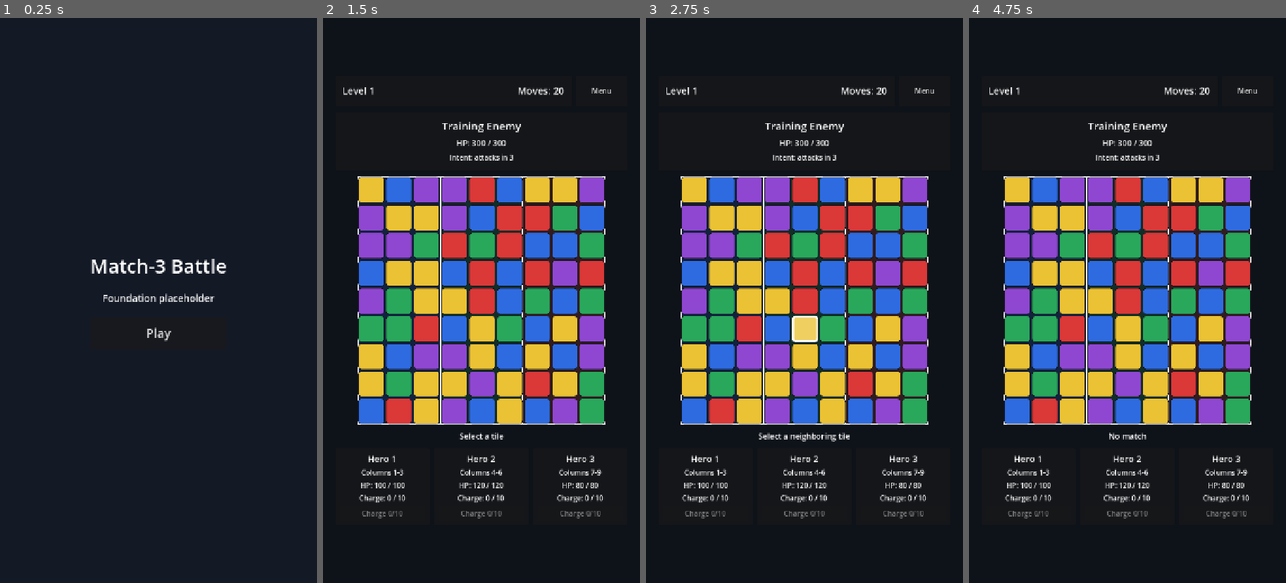
Above: before the commit, frames 1-4 (left to right).
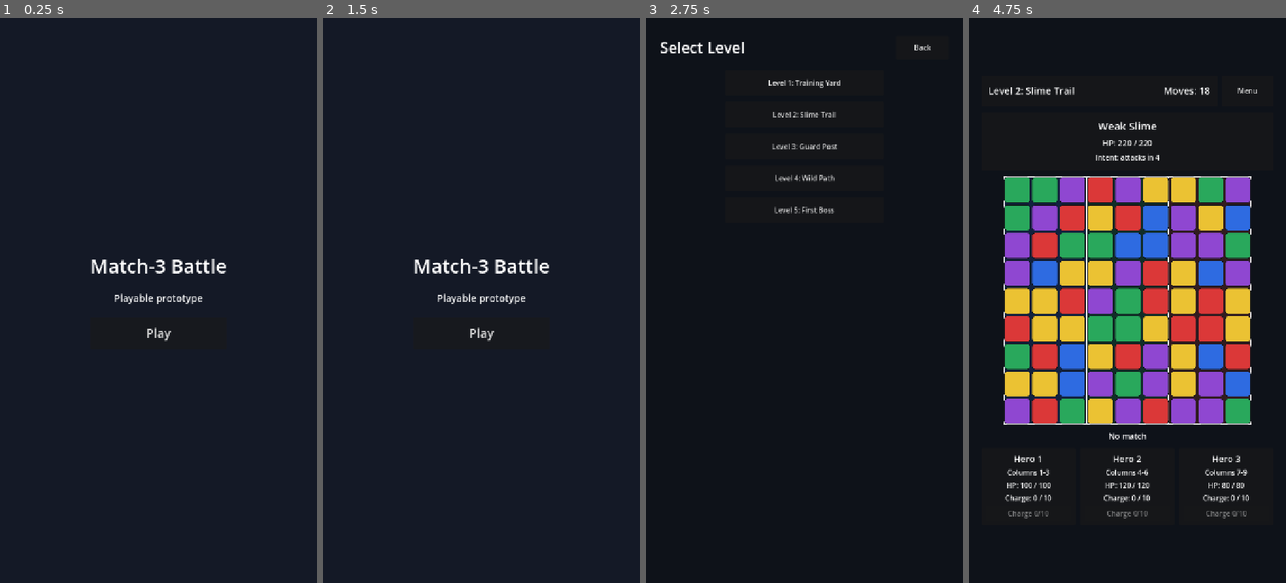
Above: after the commit, the same moments.

Repository: StanisRyz/tri-v-ryad
Game: Godot game, scene res://scenes/app/App.tscn
The game is run twice, just before and just after one commit, with the same random seed, the same clock (stepped at 60 frames per second) and the same inputs.
Inputs (mouse positions are in pixels of both pictures, inside the frame that each line leads up to):
- Up to frame 1 (0.25 s): no input
- Up to frame 2 (1.5 s): click "Play" at 0.5 s; click (598, 46) at 1.25 s, where only the run after the commit has a clickable "Back"
- Up to frame 3 (2.75 s): click (804, 334) at 2 s, where only the run after the commit has a clickable "Play"
- Up to frame 4 (4.75 s): click (1127, 114) at 2.75 s, where only the run after the commit has a clickable "Level 2: Slime Trail"; click (1016, 187) at 3.5 s; click (1045, 187) at 4.27 s

The runs differ from the first frame. In frame 1, 0.3% of the frame differs, in the area x 32-68%, y 48-51%; in frame 2, 33%; in frame 3, 35%, in the area x 4-91%, y 4-89%; in frame 4, 24%.

Commit message:
Add level system and data-driven battle configs

Diff:
--- /dev/null
+++ b/scenes/screens/LevelSelectScreen.tscn
@@ -0,0 +1,58 @@
+[gd_scene load_steps=2 format=3 uid="uid://bh81ijy0wbws7"]
+
+[ext_resource type="Script" path="res://scripts/screens/level_select_screen.gd" id="1_goqfh"]
+
+[node name="LevelSelectScreen" type="Control"]
+layout_mode = 3
+anchors_preset = 15
+anchor_right = 1.0
+anchor_bottom = 1.0
+grow_horizontal = 2
+grow_vertical = 2
+script = ExtResource("1_goqfh")
+
+[node name="Background" type="ColorRect" parent="."]
+layout_mode = 1
+anchors_preset = 15
+anchor_right = 1.0
+anchor_bottom = 1.0
+grow_horizontal = 2
+grow_vertical = 2
+color = Color(0.055, 0.07, 0.1, 1)
+
+[node name="SafeMargin" type="MarginContainer" parent="."]
+layout_mode = 1
+anchors_preset = 15
+anchor_right = 1.0
+anchor_bottom = 1.0
+grow_horizontal = 2
+grow_vertical = 2
+theme_override_constants/margin_left = 32
+theme_override_constants/margin_top = 40
+theme_override_constants/margin_right = 32
+theme_override_constants/margin_bottom = 32
+
+[node name="Root" type="VBoxContainer" parent="SafeMargin"]
+layout_mode = 2
+theme_override_constants/separation = 24
+
+[node name="TopBar" type="HBoxContainer" parent="SafeMargin/Root"]
+layout_mode = 2
+
+[node name="TitleLabel" type="Label" parent="SafeMargin/Root/TopBar"]
+layout_mode = 2
+size_flags_horizontal = 3
+theme_override_font_sizes/font_size = 34
+text = "Select Level"
+
+[node name="BackButton" type="Button" parent="SafeMargin/Root/TopBar"]
+unique_name_in_owner = true
+custom_minimum_size = Vector2(120, 54)
+layout_mode = 2
+text = "Back"
+
+[node name="LevelButtons" type="VBoxContainer" parent="SafeMargin/Root"]
+unique_name_in_owner = true
+layout_mode = 2
+size_flags_horizontal = 4
+theme_override_constants/separation = 14
--- a/scenes/screens/MainMenuScreen.tscn
+++ b/scenes/screens/MainMenuScreen.tscn
@@ -41,7 +41,7 @@
 [node name="SubtitleLabel" type="Label" parent="Content/MenuPanel"]
 layout_mode = 2
 theme_override_font_sizes/font_size = 22
-text = "Foundation placeholder"
+text = "Playable prototype"
 horizontal_alignment = 1
 
 [node name="PlayButton" type="Button" parent="Content/MenuPanel"]
--- a/scripts/app/app.gd
+++ b/scripts/app/app.gd
@@ -1,6 +1,7 @@
 extends Control
 
 const MAIN_MENU_SCREEN := preload("res://scenes/screens/MainMenuScreen.tscn")
+const LEVEL_SELECT_SCREEN := preload("res://scenes/screens/LevelSelectScreen.tscn")
 const GAME_SCREEN := preload("res://scenes/screens/GameScreen.tscn")
 
 @onready var screen_host: Control = %ScreenHost
@@ -18,14 +19,30 @@
 	screen.play_pressed.connect(_on_main_menu_play_pressed)
 
 
-func _show_game_screen() -> void:
+func _show_level_select() -> void:
+	var screen := _router.change_screen(LEVEL_SELECT_SCREEN)
+	screen.level_selected.connect(_on_level_selected)
+	screen.back_pressed.connect(_on_level_select_back_pressed)
+
+
+func _show_game_screen(level_id: String) -> void:
 	var screen := _router.change_screen(GAME_SCREEN)
+	if screen.has_method("set_level_id"):
+		screen.set_level_id(level_id)
 	screen.back_pressed.connect(_on_game_back_pressed)
 
 
 func _on_main_menu_play_pressed() -> void:
-	_show_game_screen()
+	_show_level_select()
+
+
+func _on_level_selected(level_id: String) -> void:
+	_show_game_screen(level_id)
+
+
+func _on_level_select_back_pressed() -> void:
+	_show_main_menu()
 
 
 func _on_game_back_pressed() -> void:
-	_show_main_menu()
+	_show_level_select()
--- /dev/null
+++ b/scripts/game/battle/battle_factory.gd
@@ -0,0 +1,16 @@
+extends RefCounted
+class_name BattleFactory
+
+
+func create_state(level_config) -> BattleState:
+	var heroes: Array[HeroData] = []
+	for hero_config in level_config.get_hero_configs():
+		heroes.append(hero_config.to_hero_data())
+
+	var enemy_config = level_config.get_enemy_config()
+	return BattleState.new(
+		heroes,
+		enemy_config.to_enemy_data(),
+		enemy_config.to_enemy_intent(),
+		level_config.moves
+	)
--- /dev/null
+++ b/scripts/game/config/enemy_config.gd
@@ -0,0 +1,48 @@
+extends RefCounted
+class_name EnemyConfig
+
+const SCRIPT_PATH := "res://scripts/game/config/enemy_config.gd"
+
+var enemy_id := ""
+var display_name := ""
+var max_hp := 0
+var attack := 0
+var intent_turns := 3
+var target_lane := 1
+
+
+func _init(config_enemy_id: String = "", config_display_name: String = "", config_max_hp: int = 0, config_attack: int = 0, config_intent_turns: int = 3, config_target_lane: int = 1) -> void:
+	enemy_id = config_enemy_id
+	display_name = config_display_name
+	max_hp = config_max_hp
+	attack = config_attack
+	intent_turns = config_intent_turns
+	target_lane = config_target_lane
+
+
+func to_enemy_data() -> EnemyData:
+	return EnemyData.new(enemy_id, display_name, max_hp, attack)
+
+
+func to_enemy_intent() -> EnemyIntent:
+	return EnemyIntent.new(intent_turns, target_lane)
+
+
+static func training_dummy():
+	return load(SCRIPT_PATH).new("training_dummy", "Training Dummy", 260, 16, 3, 1)
+
+
+static func weak_slime():
+	return load(SCRIPT_PATH).new("weak_slime", "Weak Slime", 220, 14, 4, 0)
+
+
+static func armored_guard():
+	return load(SCRIPT_PATH).new("armored_guard", "Armored Guard", 340, 22, 3, 2)
+
+
+static func wild_beast():
+	return load(SCRIPT_PATH).new("wild_beast", "Wild Beast", 390, 26, 2, 1)
+
+
+static func first_boss():
+	return load(SCRIPT_PATH).new("first_boss", "First Boss", 520, 32, 2, 1)
--- /dev/null
+++ b/scripts/game/config/hero_config.gd
@@ -0,0 +1,40 @@
+extends RefCounted
+class_name HeroConfig
+
+const SCRIPT_PATH := "res://scripts/game/config/hero_config.gd"
+
+var hero_id := ""
+var display_name := ""
+var lane_index := 0
+var base_attack := 0
+var base_max_hp := 0
+var ability_charge_required := 10
+
+
+func _init(config_hero_id: String = "", config_display_name: String = "", config_lane_index: int = 0, config_base_attack: int = 0, config_base_max_hp: int = 0, config_ability_charge_required: int = 10) -> void:
+	hero_id = config_hero_id
+	display_name = config_display_name
+	lane_index = config_lane_index
+	base_attack = config_base_attack
+	base_max_hp = config_base_max_hp
+	ability_charge_required = config_ability_charge_required
+
+
+func to_hero_data() -> HeroData:
+	return HeroData.new(hero_id, display_name, lane_index, base_attack, base_max_hp, 0, 0, ability_charge_required)
+
+
+static func hero_1():
+	return load(SCRIPT_PATH).new("hero_1", "Hero 1", 0, 10, 100, 10)
+
+
+static func hero_2():
+	return load(SCRIPT_PATH).new("hero_2", "Hero 2", 1, 8, 120, 10)
+
+
+static func hero_3():
+	return load(SCRIPT_PATH).new("hero_3", "Hero 3", 2, 12, 80, 10)
+
+
+static func get_default_party() -> Array:
+	return [hero_1(), hero_2(), hero_3()]
--- /dev/null
+++ b/scripts/game/config/level_catalog.gd
@@ -0,0 +1,49 @@
+extends RefCounted
+class_name LevelCatalog
+
+const HERO_CONFIG_SCRIPT := preload("res://scripts/game/config/hero_config.gd")
+const ENEMY_CONFIG_SCRIPT := preload("res://scripts/game/config/enemy_config.gd")
+const LEVEL_CONFIG_SCRIPT := preload("res://scripts/game/config/level_config.gd")
+
+var _levels: Dictionary = {}
+var _level_order: Array[String] = []
+
+
+func _init() -> void:
+	_register_levels()
+
+
+func get_level(level_id: String):
+	if has_level(level_id):
+		return _levels[level_id]
+
+	return _levels[get_default_level_id()]
+
+
+func get_all_levels() -> Array:
+	var levels: Array = []
+	for level_id in _level_order:
+		levels.append(_levels[level_id])
+	return levels
+
+
+func has_level(level_id: String) -> bool:
+	return _levels.has(level_id)
+
+
+func get_default_level_id() -> String:
+	return "level_1"
+
+
+func _register_levels() -> void:
+	var heroes := HERO_CONFIG_SCRIPT.get_default_party()
+	_add_level("level_1", "Level 1: Training Yard", ENEMY_CONFIG_SCRIPT.training_dummy(), 20, heroes, 1)
+	_add_level("level_2", "Level 2: Slime Trail", ENEMY_CONFIG_SCRIPT.weak_slime(), 18, heroes, 1)
+	_add_level("level_3", "Level 3: Guard Post", ENEMY_CONFIG_SCRIPT.armored_guard(), 21, heroes, 2)
+	_add_level("level_4", "Level 4: Wild Path", ENEMY_CONFIG_SCRIPT.wild_beast(), 19, heroes, 2)
+	_add_level("level_5", "Level 5: First Boss", ENEMY_CONFIG_SCRIPT.first_boss(), 24, heroes, 3)
+
+
+func _add_level(level_id: String, display_name: String, enemy_config, moves: int, hero_configs: Array, reward_upgrade_points: int) -> void:
+	_levels[level_id] = LEVEL_CONFIG_SCRIPT.new(level_id, display_name, enemy_config, moves, hero_configs, reward_upgrade_points)
+	_level_order.append(level_id)
--- /dev/null
+++ b/scripts/game/config/level_config.gd
@@ -0,0 +1,26 @@
+extends RefCounted
+class_name LevelConfig
+
+var level_id := ""
+var display_name := ""
+var enemy_config
+var moves := 20
+var hero_configs: Array = []
+var reward_upgrade_points := 0
+
+
+func _init(config_level_id: String = "", config_display_name: String = "", config_enemy_config = null, config_moves: int = 20, config_hero_configs: Array = [], config_reward_upgrade_points: int = 0) -> void:
+	level_id = config_level_id
+	display_name = config_display_name
+	enemy_config = config_enemy_config
+	moves = config_moves
+	hero_configs = config_hero_configs.duplicate()
+	reward_upgrade_points = config_reward_upgrade_points
+
+
+func get_enemy_config():
+	return enemy_config
+
+
+func get_hero_configs() -> Array:
+	return hero_configs.duplicate()
--- a/scripts/game/presentation/battle_presenter.gd
+++ b/scripts/game/presentation/battle_presenter.gd
@@ -5,9 +5,12 @@
 const ABILITY_PRESENTER_DATA_SCRIPT := preload("res://scripts/game/presentation/ability_presentation_data.gd")
 const ABILITY_RESULT_SCRIPT := preload("res://scripts/game/battle/ability_result.gd")
 const ABILITY_RESOLVER_SCRIPT := preload("res://scripts/game/battle/ability_resolver.gd")
+const LEVEL_CATALOG_SCRIPT := preload("res://scripts/game/config/level_catalog.gd")
+const BATTLE_FACTORY_SCRIPT := preload("res://scripts/game/battle/battle_factory.gd")
 
 signal board_changed(board: BoardModel)
 signal battle_state_changed(state: BattleState)
+signal level_changed(level_config)
 signal turn_resolved(result: BattleTurnResult)
 signal turn_presentation_ready(data)
 signal ability_presentation_ready(data)
@@ -16,17 +19,30 @@
 
 var board: BoardModel
 var state: BattleState
+var current_level_config
+var current_level_id := ""
 
 var _board_generator := BoardGenerator.new()
 var _swap_resolver := SwapResolver.new()
 var _board_resolver := BoardResolver.new()
 var _battle_resolver := BattleResolver.new()
 var _ability_resolver = ABILITY_RESOLVER_SCRIPT.new()
+var _level_catalog = LEVEL_CATALOG_SCRIPT.new()
+var _battle_factory = BATTLE_FACTORY_SCRIPT.new()
 
 
 func start_new_battle() -> void:
+	var level_id := current_level_id if current_level_id != "" else _level_catalog.get_default_level_id()
+	start_level(level_id)
+
+
+func start_level(level_id: String) -> void:
+	var resolved_level_id := level_id if _level_catalog.has_level(level_id) else _level_catalog.get_default_level_id()
+	current_level_config = _level_catalog.get_level(resolved_level_id)
+	current_level_id = current_level_config.level_id
 	board = _generate_playable_board()
-	state = _create_test_battle_state()
+	state = _battle_factory.create_state(current_level_config)
+	level_changed.emit(current_level_config)
 	board_changed.emit(board)
 	battle_state_changed.emit(state)
 
@@ -79,17 +95,6 @@
 	return state != null and state.is_finished()
 
 
-func _create_test_battle_state() -> BattleState:
-	var heroes: Array[HeroData] = [
-		HeroData.new("hero_1", "Hero 1", 0, 10, 100, 0, 0, 10),
-		HeroData.new("hero_2", "Hero 2", 1, 8, 120, 0, 0, 10),
-		HeroData.new("hero_3", "Hero 3", 2, 12, 80, 0, 0, 10),
-	]
-	var enemy := EnemyData.new("enemy_training", "Training Enemy", 300, 20)
-	var enemy_intent := EnemyIntent.new(3, 1)
-	return BattleState.new(heroes, enemy, enemy_intent, 20)
-
-
 func _generate_playable_board() -> BoardModel:
 	for attempt in range(100):
 		var candidate := _board_generator.generate()
--- a/scripts/screens/game_screen.gd
+++ b/scripts/screens/game_screen.gd
@@ -23,6 +23,8 @@
 var _ability_feedback_presenter
 var _pending_battle_status := -1
 var _feedback_active := false
+var _current_level_id := "level_1"
+var _current_level_name := "Level 1"
 
 func _ready() -> void:
 	if not menu_button.pressed.is_connected(_on_menu_button_pressed):
@@ -86,6 +88,7 @@
 
 	_presenter.board_changed.connect(_on_board_changed)
 	_presenter.battle_state_changed.connect(_on_battle_state_changed)
+	_presenter.level_changed.connect(_on_level_changed)
 	_presenter.turn_resolved.connect(_on_turn_resolved)
 	_presenter.turn_presentation_ready.connect(_on_turn_presentation_ready)
 	_presenter.ability_presentation_ready.connect(_on_ability_presentation_ready)
@@ -107,7 +110,7 @@
 	board_view.clear_cell_highlights()
 	_input_controller.set_input_enabled(true)
 	_set_status("Select a tile")
-	_presenter.start_new_battle()
+	_presenter.start_level(_current_level_id)
 
 
 func _on_board_changed(board: BoardModel) -> void:
@@ -116,13 +119,18 @@
 
 func _on_battle_state_changed(state: BattleState) -> void:
 	if battle_hud.has_method("set_values"):
-		battle_hud.set_values("Level 1", "Moves: %d" % state.moves_left)
+		battle_hud.set_values(_current_level_name, "Moves: %d" % state.moves_left)
 
 	if enemy_panel.has_method("set_enemy_state"):
 		enemy_panel.set_enemy_state(state.enemy, state.enemy_intent)
 
 	if hero_party_panel.has_method("set_heroes"):
 		hero_party_panel.set_heroes(state.heroes)
+
+
+func _on_level_changed(level_config) -> void:
+	_current_level_id = level_config.level_id
+	_current_level_name = level_config.display_name
 
 
 func _on_turn_resolved(_result: BattleTurnResult) -> void:
@@ -213,3 +221,9 @@
 
 func _set_status(message: String) -> void:
 	status_label.text = message
+
+
+func set_level_id(level_id: String) -> void:
+	_current_level_id = level_id if level_id != "" else "level_1"
+	if _presenter != null:
+		_start_new_battle()
--- /dev/null
+++ b/scripts/screens/level_select_screen.gd
@@ -0,0 +1,36 @@
+extends Control
+
+const LEVEL_CATALOG_SCRIPT := preload("res://scripts/game/config/level_catalog.gd")
+
+signal level_selected(level_id: String)
+signal back_pressed
+
+@onready var back_button: Button = %BackButton
+@onready var level_buttons: VBoxContainer = %LevelButtons
+
+var _level_catalog = LEVEL_CATALOG_SCRIPT.new()
+
+
+func _ready() -> void:
+	back_button.pressed.connect(_on_back_button_pressed)
+	_build_level_buttons()
+
+
+func _build_level_buttons() -> void:
+	for child in level_buttons.get_children():
+		child.queue_free()
+
+	for level_config in _level_catalog.get_all_levels():
+		var button := Button.new()
+		button.custom_minimum_size = Vector2(360, 58)
+		button.text = level_config.display_name
+		button.pressed.connect(_on_level_button_pressed.bind(level_config.level_id))
+		level_buttons.add_child(button)
+
+
+func _on_level_button_pressed(level_id: String) -> void:
+	level_selected.emit(level_id)
+
+
+func _on_back_button_pressed() -> void:
+	back_pressed.emit()
--- /dev/null
+++ b/scripts/tests/battle_factory_test.gd
@@ -0,0 +1,49 @@
+extends SceneTree
+
+const LEVEL_CATALOG_SCRIPT := "res://scripts/game/config/level_catalog.gd"
+const BATTLE_FACTORY_SCRIPT := "res://scripts/game/battle/battle_factory.gd"
+
+var _failures := 0
+
+
+func _initialize() -> void:
+	print("Running battle factory tests...")
+
+	var level_config = load(LEVEL_CATALOG_SCRIPT).new().get_level("level_3")
+	var state = load(BATTLE_FACTORY_SCRIPT).new().create_state(level_config)
+
+	_expect_true(state != null, "factory creates BattleState")
+	_expect_equal(state.heroes.size(), 3, "state has 3 heroes")
+	_expect_equal(state.heroes[0].lane_index, 0, "hero lane 0")
+	_expect_equal(state.heroes[1].lane_index, 1, "hero lane 1")
+	_expect_equal(state.heroes[2].lane_index, 2, "hero lane 2")
+	_expect_equal(state.enemy.id, level_config.enemy_config.enemy_id, "enemy id matches config")
+	_expect_equal(state.enemy.display_name, level_config.enemy_config.display_name, "enemy name matches config")
+	_expect_equal(state.enemy.attack, level_config.enemy_config.attack, "enemy attack matches config")
+	_expect_equal(state.enemy_intent.reset_turns, level_config.enemy_config.intent_turns, "enemy intent turns match config")
+	_expect_equal(state.enemy_intent.target_lane, level_config.enemy_config.target_lane, "enemy target lane matches config")
+	_expect_equal(state.moves_left, level_config.moves, "moves match config")
+	_expect_equal(state.status, BattleState.Status.IN_PROGRESS, "state starts in progress")
+
+	if _failures == 0:
+		print("Battle factory tests passed.")
+		quit(0)
+	else:
+		push_error("Battle factory tests failed: %d" % _failures)
+		quit(1)
+
+
+func _expect_true(value: bool, message: String) -> void:
+	if value:
+		return
+
+	_failures += 1
+	push_error("FAILED: %s" % message)
+
+
+func _expect_equal(actual, expected, message: String) -> void:
+	if actual == expected:
+		return
+
+	_failures += 1
+	push_error("FAILED: %s | expected=%s actual=%s" % [message, expected, actual])
--- /dev/null
+++ b/scripts/tests/level_config_test.gd
@@ -0,0 +1,78 @@
+extends SceneTree
+
+const LEVEL_CATALOG_SCRIPT := "res://scripts/game/config/level_catalog.gd"
+
+var _failures := 0
+
+
+func _initialize() -> void:
+	print("Running level config tests...")
+
+	var catalog = load(LEVEL_CATALOG_SCRIPT).new()
+	_test_default_level(catalog)
+	_test_level_count(catalog)
+	_test_expected_level_ids(catalog)
+	_test_unknown_level_fallback(catalog)
+	_test_level_five_is_harder(catalog)
+	_test_level_contents(catalog)
+
+	if _failures == 0:
+		print("Level config tests passed.")
+		quit(0)
+	else:
+		push_error("Level config tests failed: %d" % _failures)
+		quit(1)
+
+
+func _test_default_level(catalog) -> void:
+	_expect_equal(catalog.get_default_level_id(), "level_1", "default level id")
+	_expect_equal(catalog.get_level(catalog.get_default_level_id()).level_id, "level_1", "default level exists")
+	print("ok - catalog returns default level")
+
+
+func _test_level_count(catalog) -> void:
+	_expect_equal(catalog.get_all_levels().size(), 5, "level count")
+	print("ok - catalog returns 5 levels")
+
+
+func _test_expected_level_ids(catalog) -> void:
+	for index in range(1, 6):
+		_expect_true(catalog.has_level("level_%d" % index), "catalog has level_%d" % index)
+	print("ok - catalog has level_1 through level_5")
+
+
+func _test_unknown_level_fallback(catalog) -> void:
+	_expect_equal(catalog.get_level("missing_level").level_id, catalog.get_default_level_id(), "unknown level falls back to default")
+	print("ok - unknown level fallback is predictable")
+
+
+func _test_level_five_is_harder(catalog) -> void:
+	var level_1 = catalog.get_level("level_1")
+	var level_5 = catalog.get_level("level_5")
+	_expect_true(level_5.enemy_config.max_hp > level_1.enemy_config.max_hp or level_5.enemy_config.attack > level_1.enemy_config.attack, "level 5 harder than level 1")
+	print("ok - level 5 is harder than level 1")
+
+
+func _test_level_contents(catalog) -> void:
+	for level_config in catalog.get_all_levels():
+		_expect_equal(level_config.hero_configs.size(), 3, "%s has 3 heroes" % level_config.level_id)
+		_expect_true(level_config.moves > 0, "%s has positive moves" % level_config.level_id)
+		_expect_true(level_config.enemy_config != null, "%s has enemy config" % level_config.level_id)
+		_expect_true(level_config.enemy_config.max_hp > 0, "%s enemy has hp" % level_config.level_id)
+	print("ok - each level has heroes, moves, and enemy config")
+
+
+func _expect_true(value: bool, message: String) -> void:
+	if value:
+		return
+
+	_failures += 1
+	push_error("FAILED: %s" % message)
+
+
+func _expect_equal(actual, expected, message: String) -> void:
+	if actual == expected:
+		return
+
+	_failures += 1
+	push_error("FAILED: %s | expected=%s actual=%s" % [message, expected, actual])
--- a/scripts/tests/playable_battle_smoke_test.gd
+++ b/scripts/tests/playable_battle_smoke_test.gd
@@ -25,6 +25,11 @@
 		_expect_equal(presenter.state.moves_left, starting_moves - 1, "valid swap consumes one move")
 		_expect_true(presenter.state.enemy.current_hp < starting_enemy_hp, "valid swap damages enemy")
 		_expect_false(presenter.board.has_empty_cells(), "board remains full after turn")
+
+	presenter.start_level("level_2")
+	_expect_equal(presenter.current_level_id, "level_2", "presenter starts requested level")
+	_expect_equal(presenter.state.enemy.id, "weak_slime", "level 2 enemy differs from default")
+	_expect_equal(presenter.state.moves_left, 18, "level 2 moves count")
 
 	if _failures == 0:
 		print("Playable battle smoke test passed.")
Not shown, added: scripts/game/battle/battle_factory.gd.uid
Not shown, added: scripts/game/config/enemy_config.gd.uid
Not shown, added: scripts/game/config/hero_config.gd.uid
Not shown, added: scripts/game/config/level_catalog.gd.uid
Not shown, added: scripts/game/config/level_config.gd.uid
Not shown, added: scripts/screens/level_select_screen.gd.uid
Not shown, added: scripts/tests/battle_factory_test.gd.uid
Not shown, added: scripts/tests/level_config_test.gd.uid
Not shown, changed: AGENTS.md
Not shown, changed: docs/design/game_design_v0_1.md
